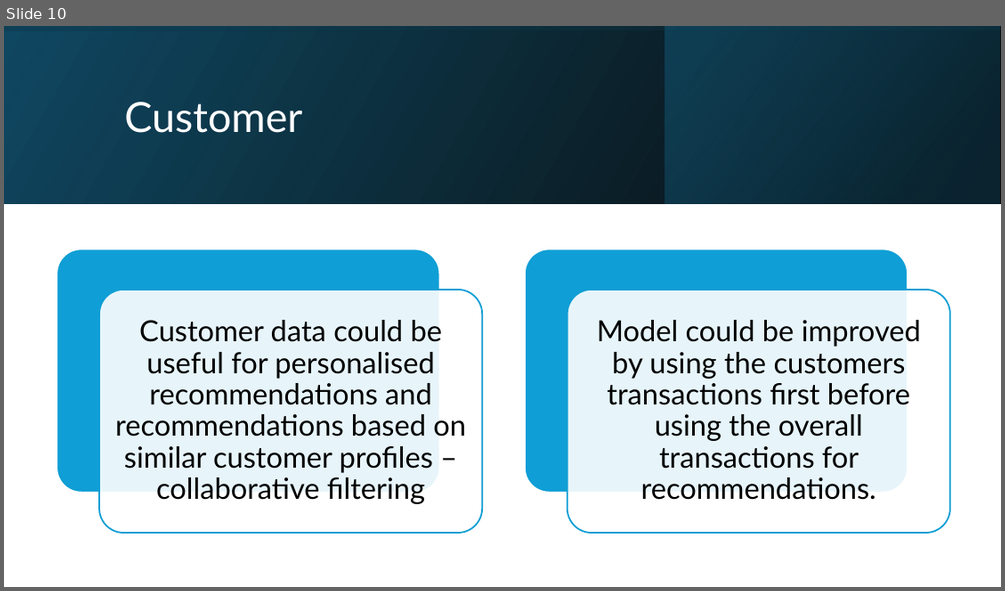
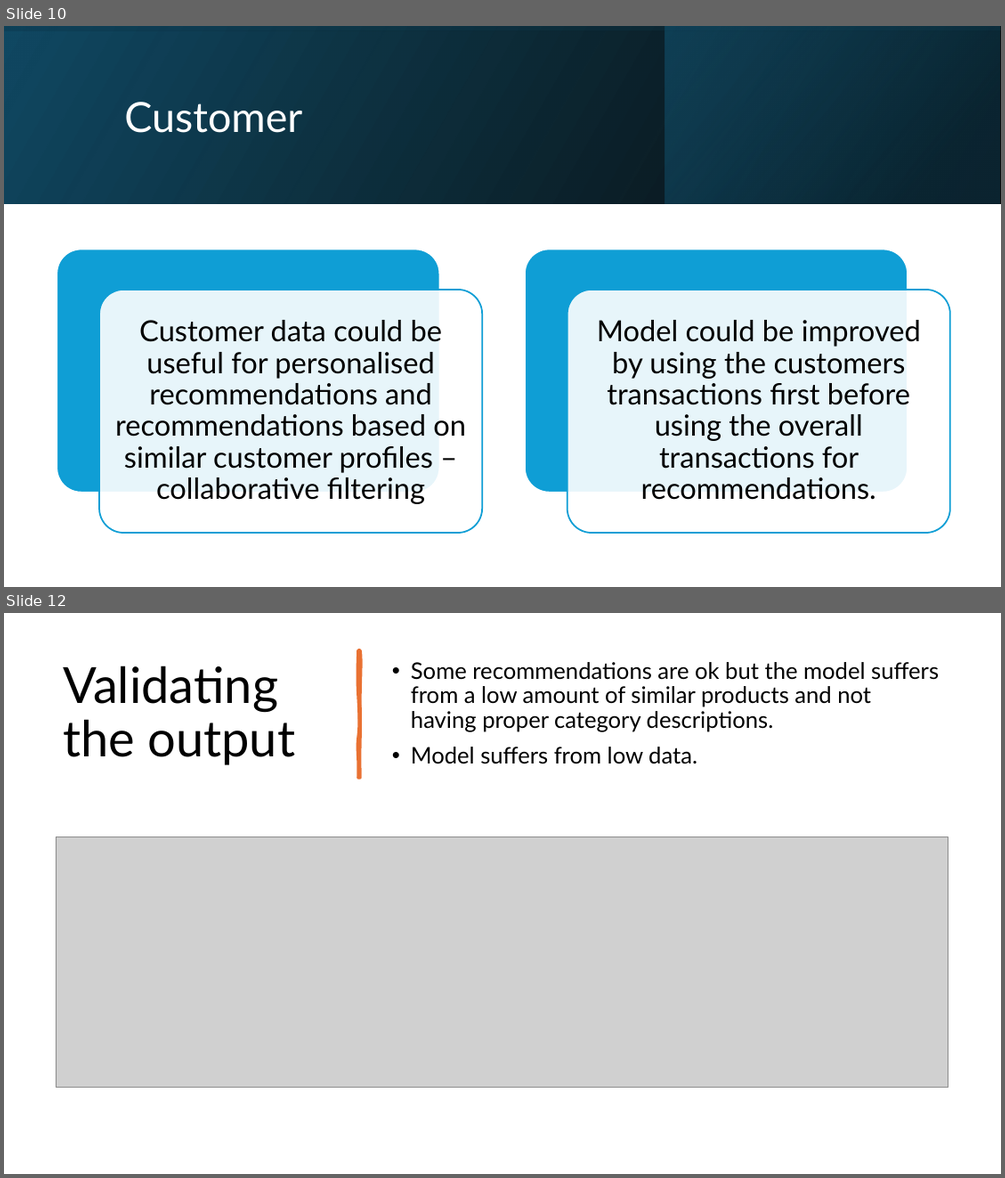
Before and after one commit to lrcode97/item_recommendations_retail, a slide deck: presentation.pptx. Shown one above the other, each under a label of ours: slide 10 before the commit, slides 10 and 12 after it; the slides between them are not shown. The pictures are 1005x591 and 1005x1178 pixels, drawn with LibreOffice and Linux fonts; fonts in the diff are those of the drawing; grey boxes stand for pictures. Boxes give left, top, right and bottom in pixels: in the first picture for what was removed or moved away, otherwise in the second. Text is boxed around its words. In the diff, an @@ line names an element or a change of style, - is before the commit and + after.

```diff
--- a/presentation.pptx
+++ b/presentation.pptx
@@ slide 12 added at bbox=[4, 613, 1001, 1174], background #FFFFFF @@
@@ title added at bbox=[63, 666, 295, 765], 48 pt, text #000000 @@
+Validating the output
@@ freeform shape added at bbox=[358, 650, 360, 778], fill #E97132, outline #E97132 3.25 pt @@
@@ text added at bbox=[411, 662, 938, 764], 22 pt, text #000000 @@
+• Some recommendations are ok but the model suffers from a low amount of similar products and not having proper category descriptions.
+• Model suffers from low data.
@@ picture added at bbox=[56, 837, 948, 1087] @@
```
Also in this commit, not shown: 6 slides changed.
